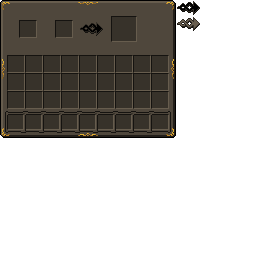
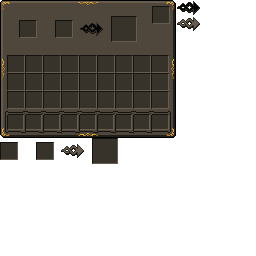
Layers edited between the first and the second w=256, h=256 image:
added layer "jei" above "slots" over [0, 138, 118, 164]
moved "slots" above "arrows", painted on it over [152, 6, 170, 24]
